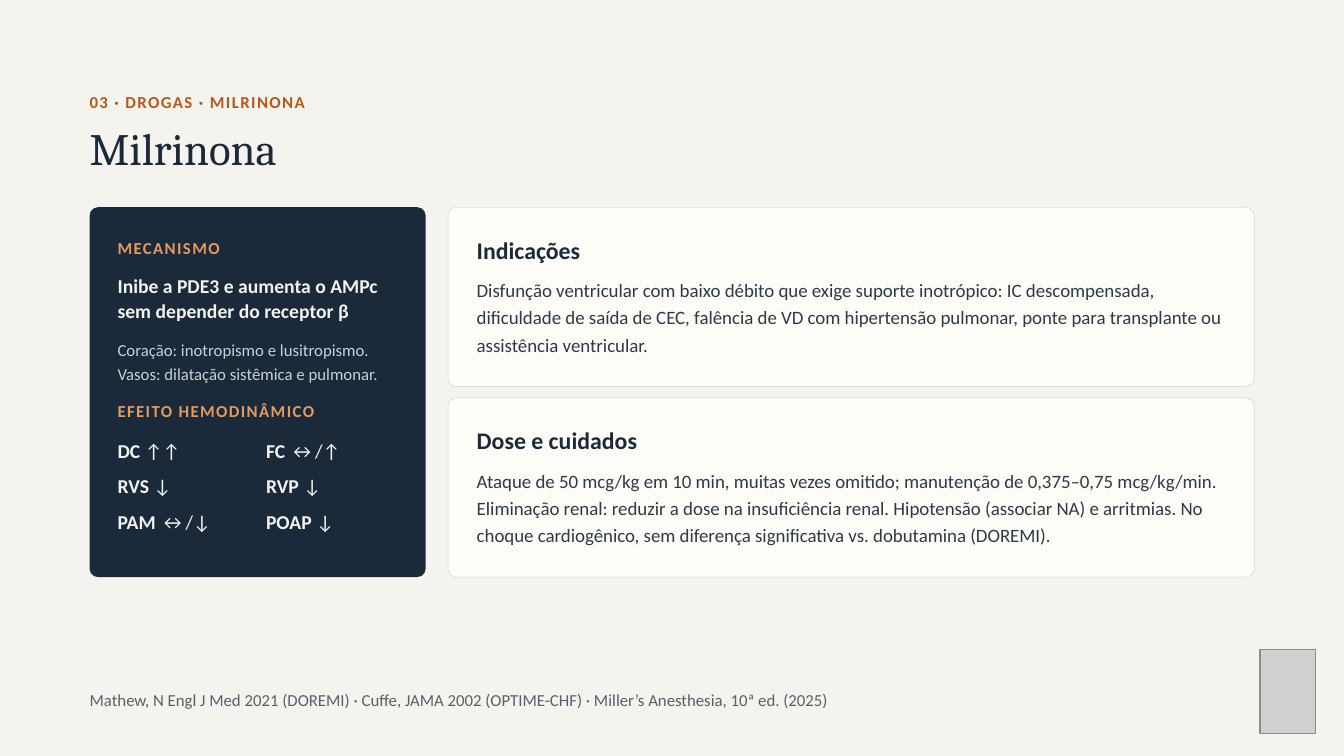
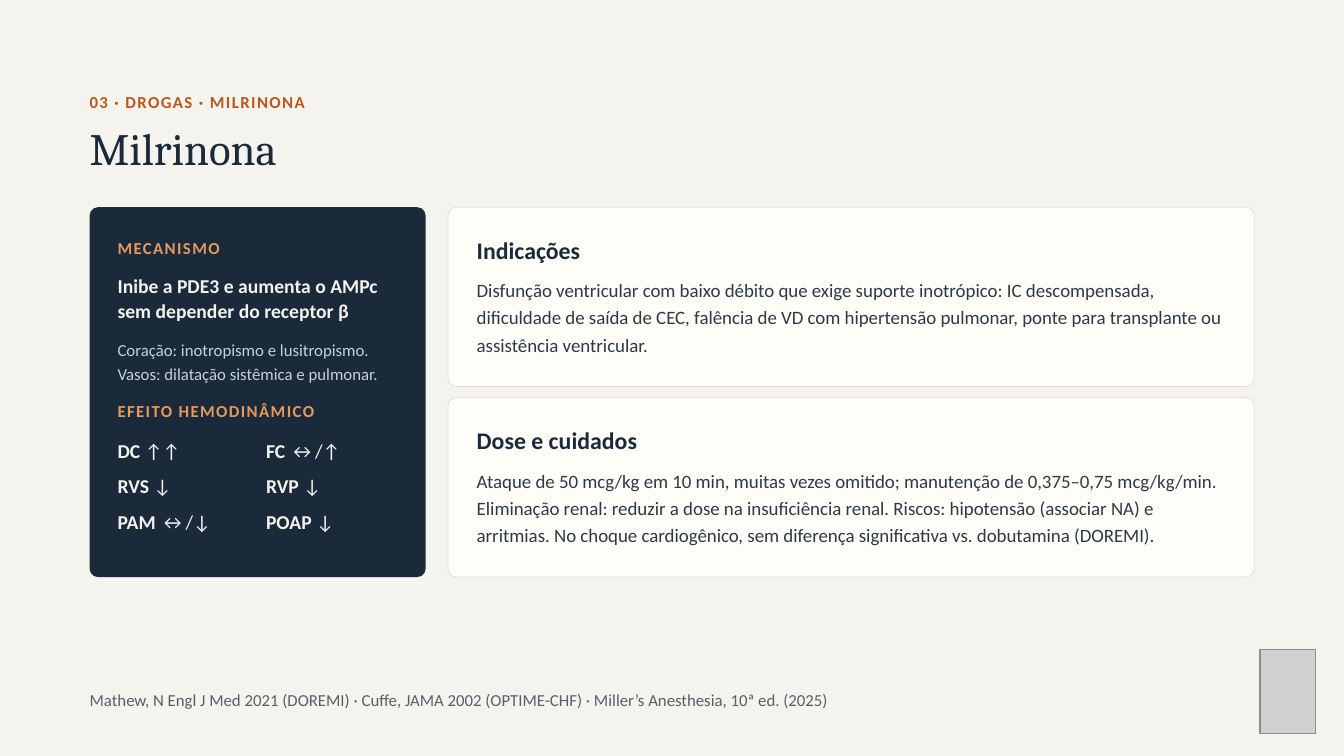
Before and after one commit to brunomoraesdubois-bit/Bruno, a slide deck: slide 11 of apresentacao/Aminas_Vasoativas.pptx. Drawn at 1344x756 pixels with LibreOffice and Linux fonts; fonts in the diff are those of the drawing; grey boxes stand for pictures. Boxes give left, top, right and bottom in pixels: in the first picture for what was removed or moved away, otherwise in the second. Text is boxed around its words. In the diff, an @@ line names an element or a change of style, - is before the commit and + after.

```diff
--- a/apresentacao/Aminas_Vasoativas.pptx
+++ b/apresentacao/Aminas_Vasoativas.pptx
@@ text at [477,475,1216,546]: text changed @@
-Ataque de 50 mcg/kg em 10 min, muitas vezes omitido; manutenção de 0,375–0,75 mcg/kg/min. Eliminação renal: reduzir a dose na insuficiência renal. Hipotensão (associar NA) e arritmias. No choque cardiogênico, sem diferença significativa vs. dobutamina (DOREMI).
+Ataque de 50 mcg/kg em 10 min, muitas vezes omitido; manutenção de 0,375–0,75 mcg/kg/min. Eliminação renal: reduzir a dose na insuficiência renal. Riscos: hipotensão (associar NA) e arritmias. No choque cardiogênico, sem diferença significativa vs. dobutamina (DOREMI).
```
Also in this commit, not shown: 12 other slides changed, 34 other files.
